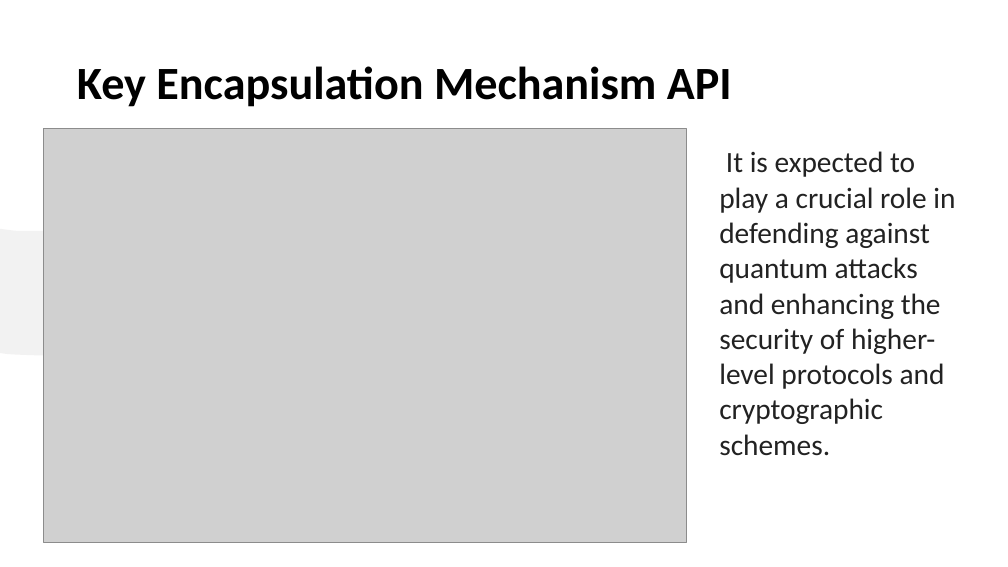
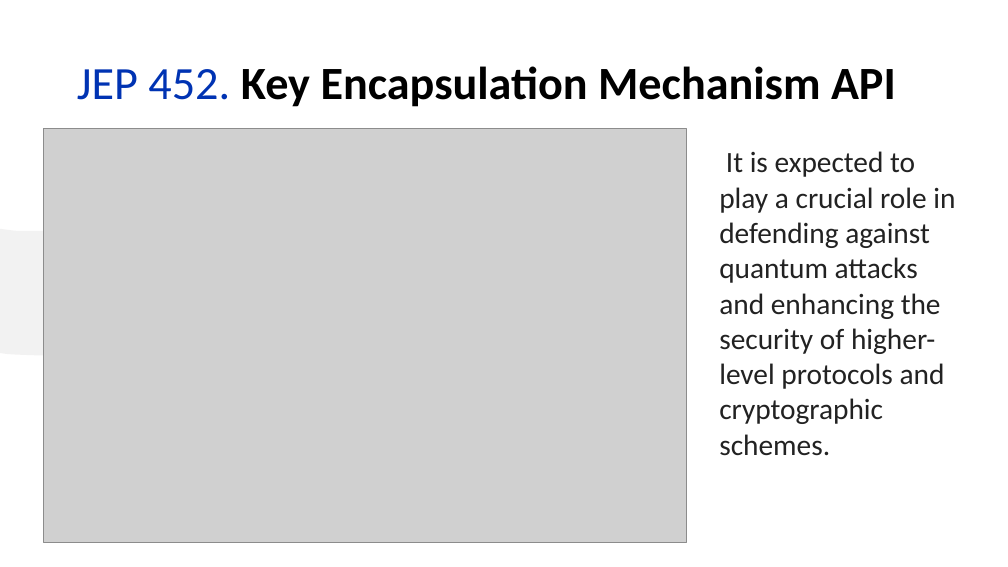
Before and after one commit to iuliana/jdk21-parent-project, a slide deck: slide 15 of Java21-Presentation.pptx (slide 14 before the commit). Drawn at 1008x567 pixels with LibreOffice and Linux fonts; fonts in the diff are those of the drawing; grey boxes stand for pictures. Boxes give left, top, right and bottom in pixels: in the first picture for what was removed or moved away, otherwise in the second. Text is boxed around its words. In the diff, an @@ line names an element or a change of style, - is before the commit and + after.

```diff
--- a/Java21-Presentation.pptx
+++ b/Java21-Presentation.pptx
@@ title at <box>77,66,896,107</box>: text changed @@
-Key Encapsulation Mechanism API
+JEP 452. Key Encapsulation Mechanism API
```
Also in this commit, not shown: 10 other slides changed, 7 slides added, 17 other files.
